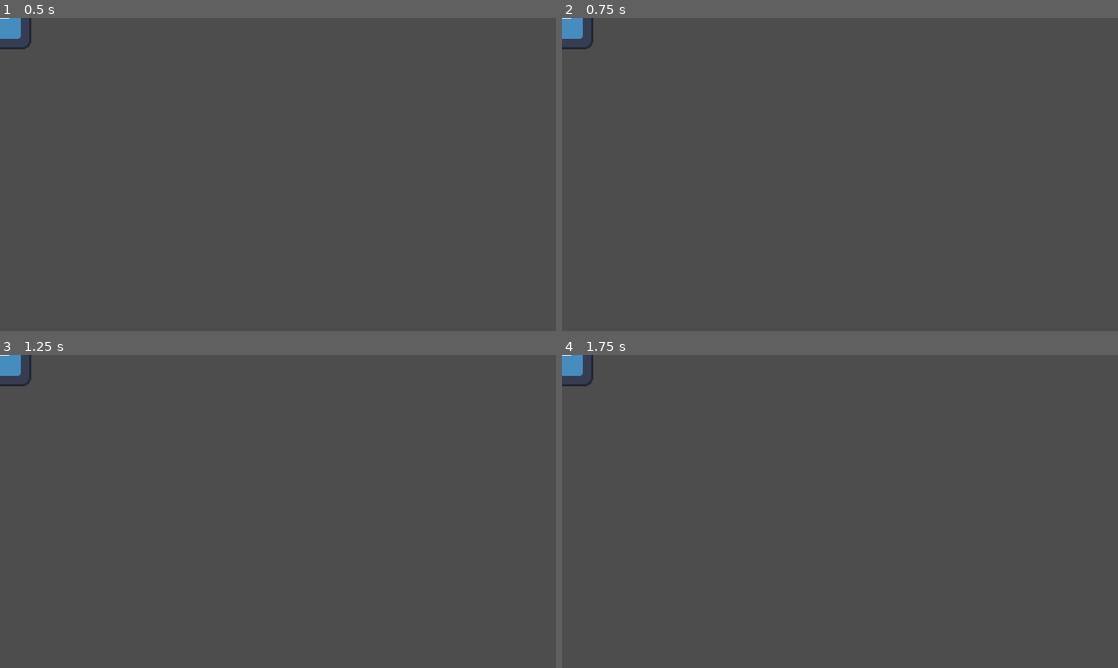
Above: before the commit, frames 1-4 (two rows, left to right).
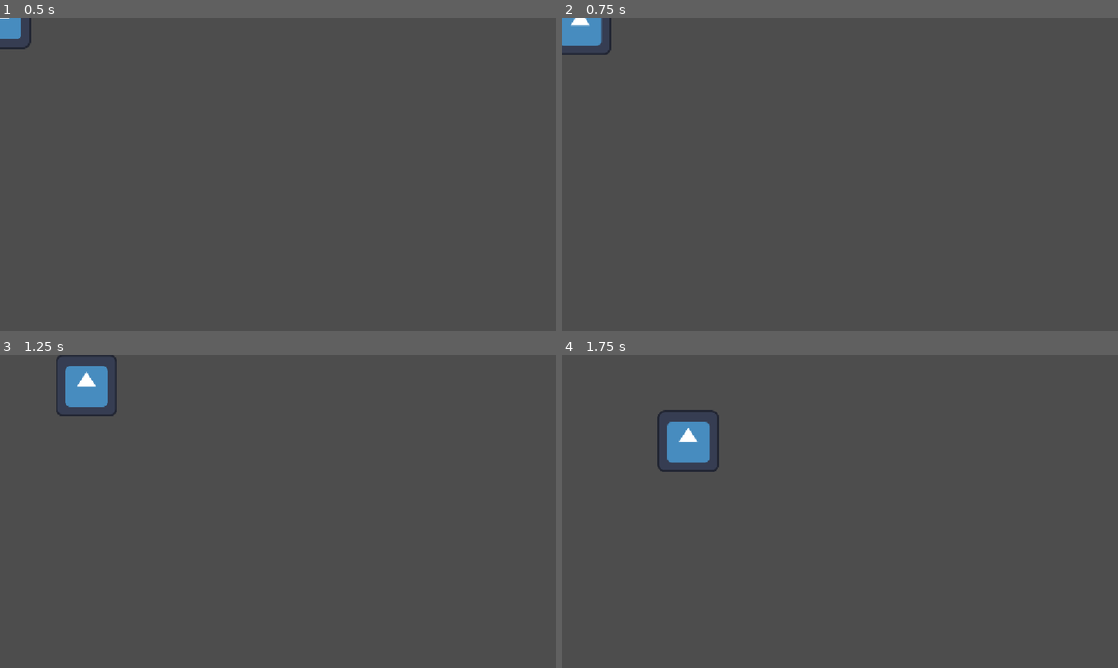
Above: after the commit, the same moments.

Repository: apliraa/GameJamPlus
Game: Godot game, scene res://scenes/level_1.tscn
The game is run twice, just before and just after one commit, with the same random seed, the same clock (stepped at 60 frames per second) and the same inputs. The engine's default icon, where the game draws it, is replaced by a stand-in: a white triangle on a blue panel in a dark square.
Inputs (mouse positions are in pixels of both pictures, inside the frame that each line leads up to):
- Up to frame 1 (0.5 s): no input
- Up to frame 2 (0.75 s): tap Enter at 0.5 s; move the mouse to (962, 158) at 0.52 s; click (962, 158) at 0.6 s
- Up to frame 3 (1.25 s): no input
- Up to frame 4 (1.75 s): move the mouse to (728, 527) at 1.27 s; click (728, 527) at 1.35 s

Frame 1 is identical in both runs. In frame 2, 0.6% of the frame differs, in the area x 0-9%, y 0-12%; in frame 3, 1.6%; in frame 4, 1.6%, in the area x 0-29%, y 0-38%.
Error before the commit: Invalid type in utility function "move_toward()". Cannot convert argument 1 from Vector2 to float. (res://scripts/mc.gd:13)

Commit message:
feat: movimentacao do personagem com o mouse

Diff:
--- a/game-jam-plus/scenes/level_1.tscn
+++ b/game-jam-plus/scenes/level_1.tscn
@@ -6,15 +6,13 @@
 [sub_resource type="RectangleShape2D" id="RectangleShape2D_ungyi"]
 size = Vector2(123, 122)
 
-[node name="Level1" type="Node2D" unique_id=1424139795]
-
-[node name="CharacterBody2D" type="CharacterBody2D" parent="." unique_id=1775706242]
+[node name="CharacterBody2D" type="CharacterBody2D" unique_id=1775706242]
 motion_mode = 1
 script = ExtResource("1_bswci")
 
-[node name="Sprite2D" type="Sprite2D" parent="CharacterBody2D" unique_id=1496478930]
+[node name="Sprite2D" type="Sprite2D" parent="." unique_id=1496478930]
 texture = ExtResource("2_rus8k")
 
-[node name="CollisionShape2D" type="CollisionShape2D" parent="CharacterBody2D" unique_id=882635758]
+[node name="CollisionShape2D" type="CollisionShape2D" parent="." unique_id=882635758]
 position = Vector2(-0.5, -1)
 shape = SubResource("RectangleShape2D_ungyi")
--- a/game-jam-plus/scripts/mc.gd
+++ b/game-jam-plus/scripts/mc.gd
@@ -1,14 +1,37 @@
 extends CharacterBody2D
 
+@export var	mouseDirection = Vector2.ZERO
+@export var direcao = Vector2.ZERO
+var distancia = Vector2.ZERO
+var velocityTarget = Vector2.ZERO
+const SPEED = 300.0
+const ACC = 20.0
+var distanciaMouse
 
-const SPEED = 300.0
+func _physics_process(delta: float) -> void:
 
 
-func _physics_process(delta: float) -> void:
+
 	if(Input.is_action_just_pressed("left_click")):
-		var	mouseDirection = get_global_mouse_position()
-		var prevDirection = get_position_delta()
+		mouseDirection = get_global_mouse_position()
+		direcao = global_position.direction_to(mouseDirection)
+		velocity = direcao * SPEED
+
+	distanciaMouse = global_position.distance_to(mouseDirection)
+
+	if(velocity != Vector2.ZERO and distanciaMouse <= (SPEED*delta) ):
+		global_position = mouseDirection
+		velocity = Vector2.ZERO
 
 
-		move_toward(prevDirection, mouseDirection, SPEED)
-		move_and_slide()
+
+
+
+
+
+
+
+
+
+
+	move_and_slide()
